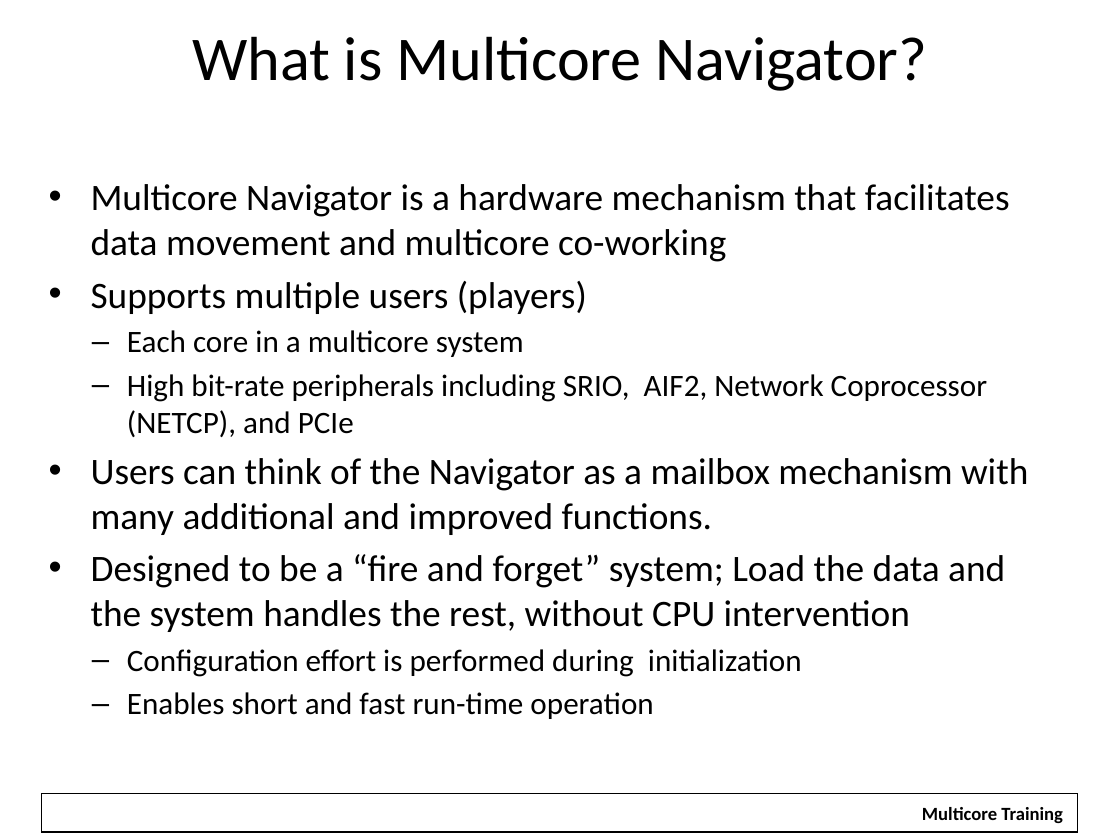
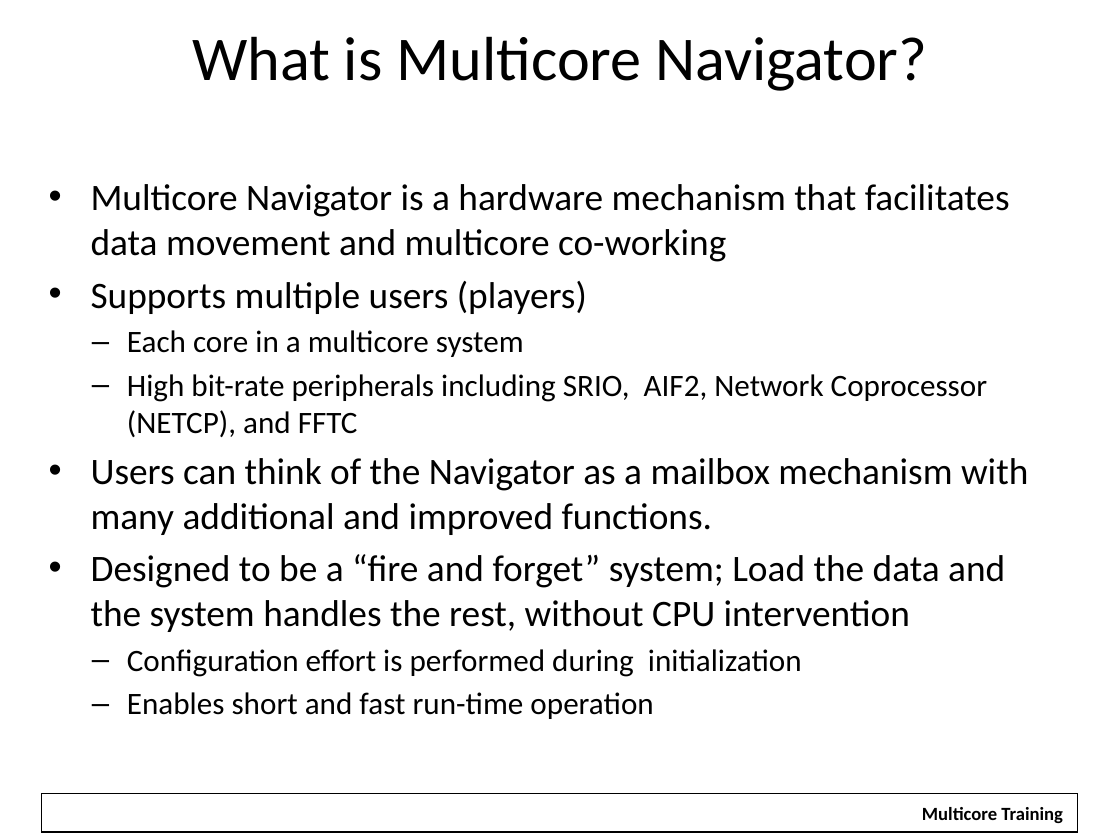
Before and after one commit to hari1989/keystone-workshop, a slide deck: slide 3 of slides/Intro to Multicore Navigator.pptx. Drawn at 1120x840 pixels with LibreOffice and Linux fonts; fonts in the diff are those of the drawing; background and template pictures are left out. Boxes give left, top, right and bottom in pixels: in the first picture for what was removed or moved away, otherwise in the second. Text is boxed around its words. In the diff, an @@ line names an element or a change of style, - is before the commit and + after.

```diff
--- a/slides/Intro to Multicore Navigator.pptx
+++ b/slides/Intro to Multicore Navigator.pptx
@@ text at <box>127,374,987,437</box>: text changed @@
-  – High bit-rate peripherals including SRIO, AIF2, Network Coprocessor (NETCP), and PCIe
+  – High bit-rate peripherals including SRIO, AIF2, Network Coprocessor (NETCP), and FFTC
```
Also in this commit, not shown: 4 other slides changed.
